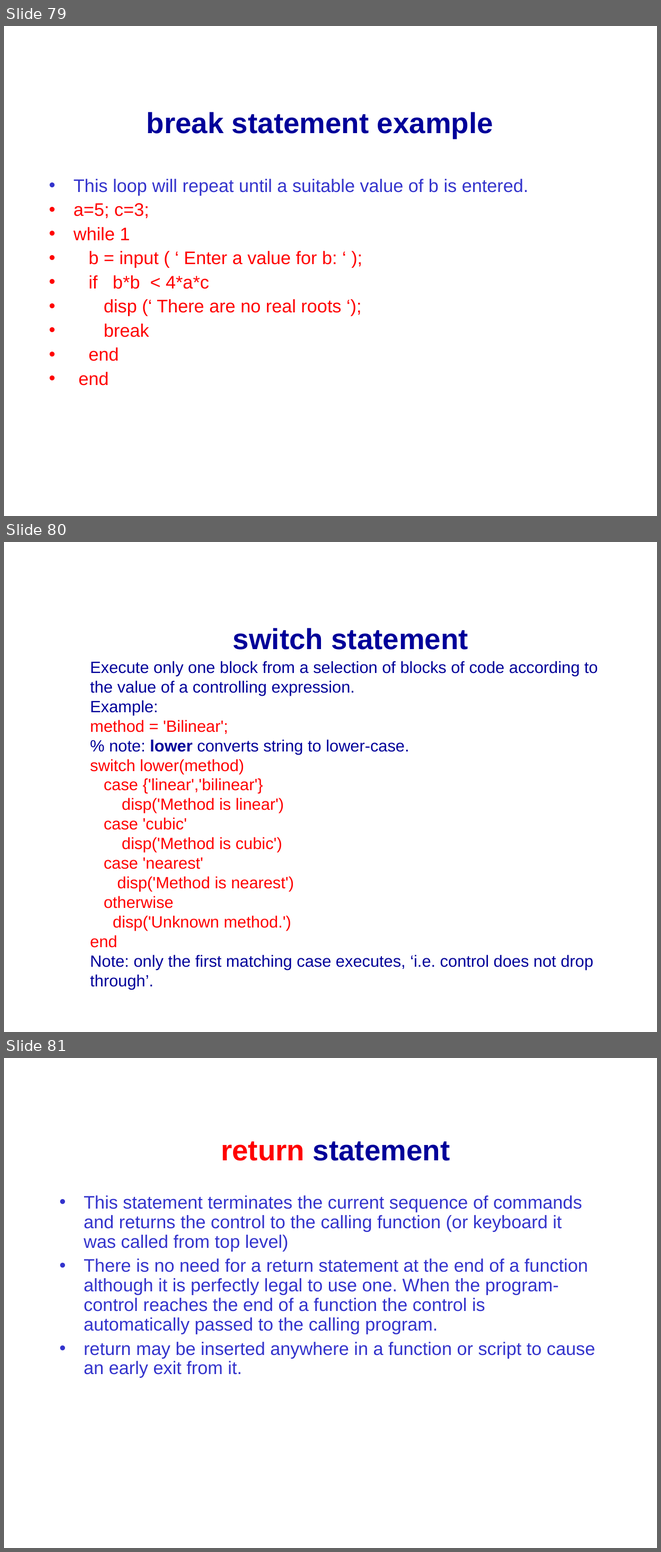
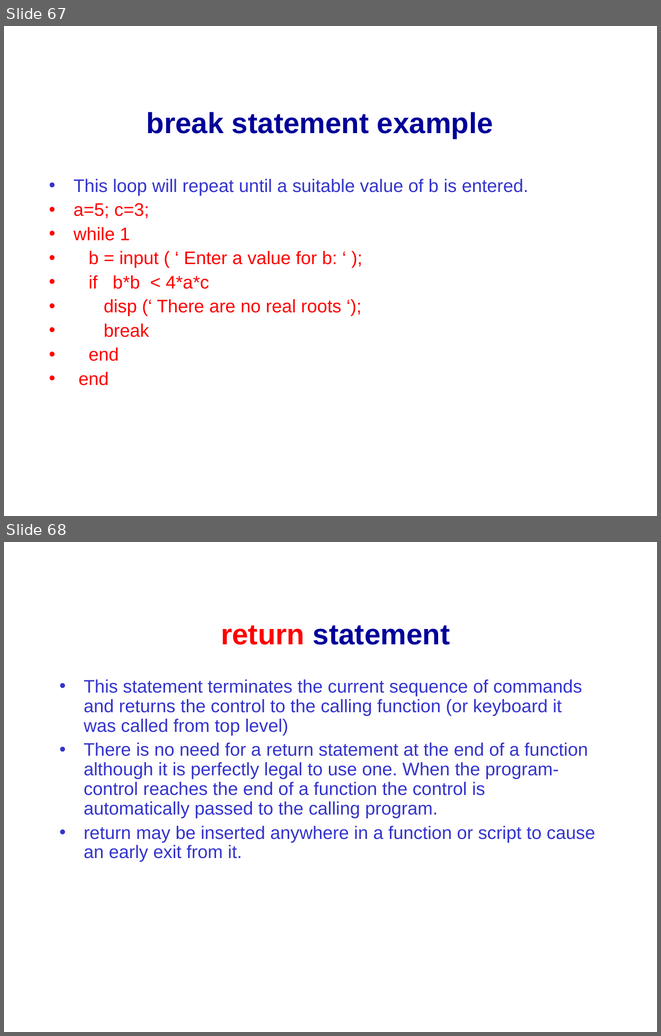
Before and after one commit to mikeg64/iome, a slide deck: src/examples/course/matlab/presentations_and_docs/matlab1.ppt. Shown one above the other, each under a label of ours: slides 79, 80 and 81 before the commit, slides 67 and 68 after it. The pictures are 661x1552 and 661x1036 pixels, drawn with LibreOffice and Linux fonts; fonts in the diff are those of the drawing; background and template pictures are left out. Boxes give left, top, right and bottom in pixels: in the first picture for what was removed or moved away, otherwise in the second. Text is boxed around its words. In the diff, an @@ line names an element or a change of style, - is before the commit and + after.

```diff
--- a/src/examples/course/matlab/presentations_and_docs/matlab1.ppt
+++ b/src/examples/course/matlab/presentations_and_docs/matlab1.ppt
@@ slide 80 removed at <box>4,542,657,1032</box>, background picture (left out) @@
@@ title removed at <box>233,628,468,650</box> @@
-switch statement
@@ text removed at <box>90,661,598,989</box> @@
-Execute only one block from a selection of blocks of code according to the value of a controlling expression.
-Example:
-method = 'Bilinear';
-% note: lower converts string to lower-case.
-switch lower(method)
-case {'linear','bilinear'}
-disp('Method is linear')
-case 'cubic'
-disp('Method is cubic')
-case 'nearest'
-disp('Method is nearest')
-otherwise
-disp('Unknown method.')
-end
-Note: only the first matching case executes, ‘i.e. control does not drop through’.
@@ what was slide 79 is now slide 67 @@
@@ what was slide 81 is now slide 68 @@
```
Also in this commit, not shown: 2 slides changed, 3 slides added, 20 other slides removed, 4 other files.
